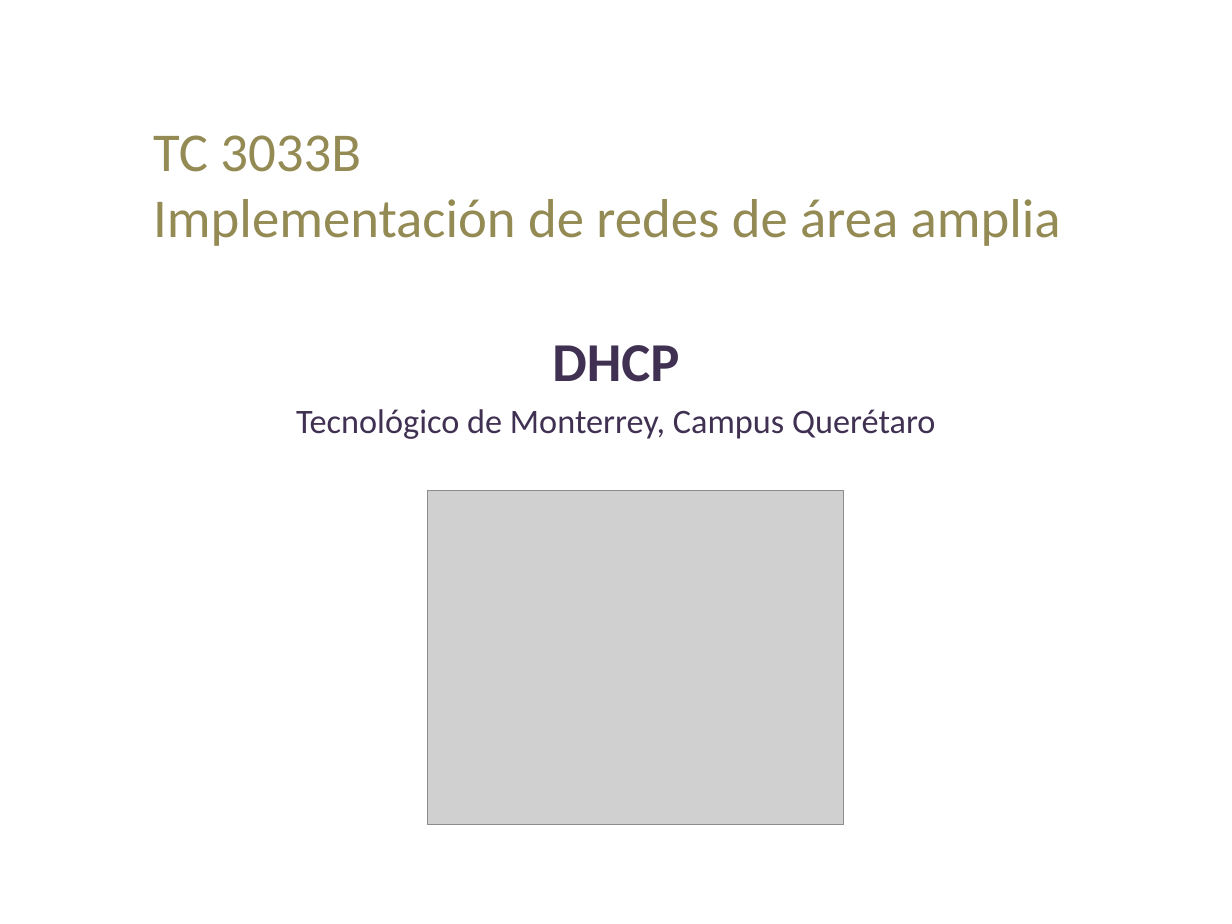
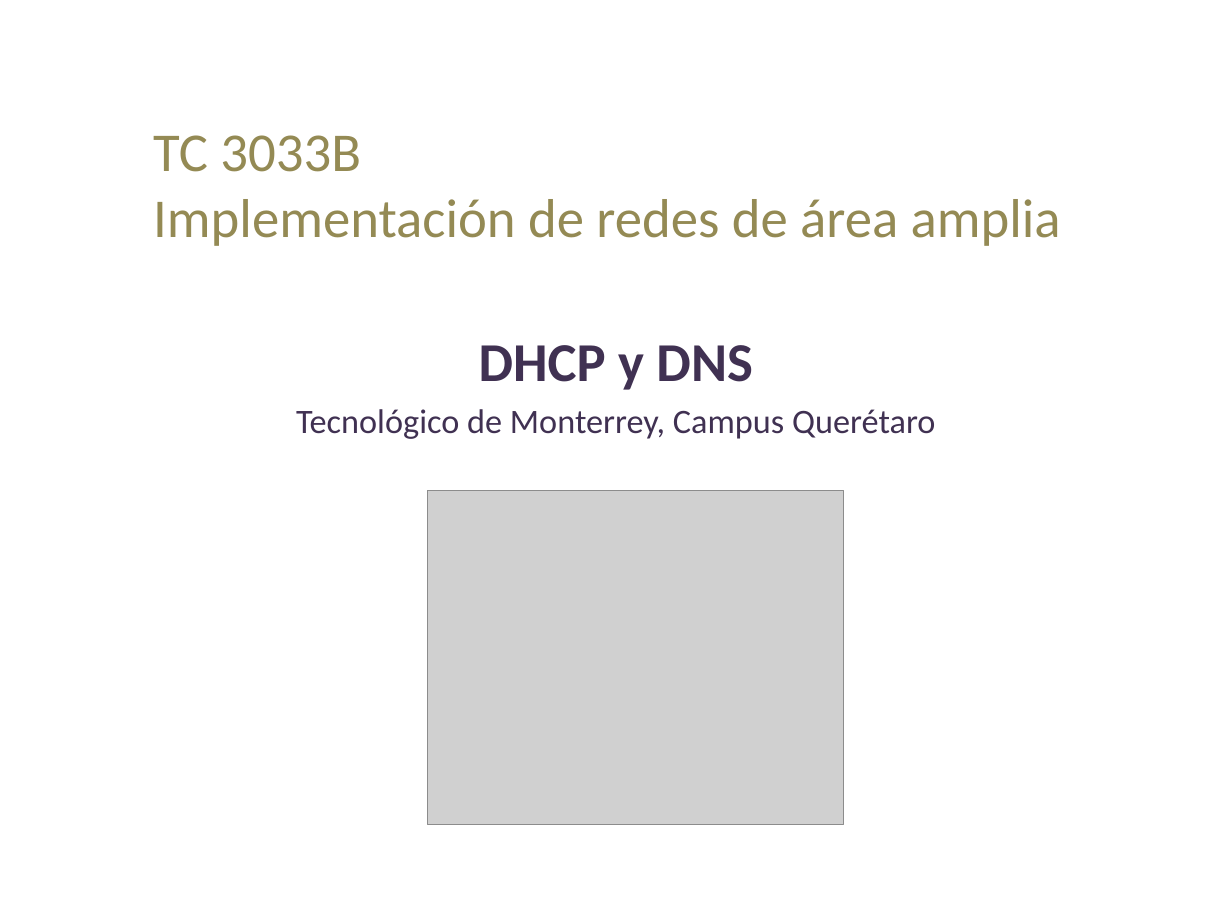
Before and after one commit to lizetheP/WAN, a slide deck: slide 1 of Calendario/Presentaciones/5_1_DHCP.pptx. Drawn at 1232x924 pixels with LibreOffice and Linux fonts; fonts in the diff are those of the drawing; grey boxes stand for pictures. Boxes give left, top, right and bottom in pixels: in the first picture for what was removed or moved away, otherwise in the second. Text is boxed around its words. In the diff, an @@ line names an element or a change of style, - is before the commit and + after.

```diff
--- a/Calendario/Presentaciones/5_1_DHCP.pptx
+++ b/Calendario/Presentaciones/5_1_DHCP.pptx
@@ subtitle at (x1=479, y1=345, x2=752, y2=390): text changed @@
-DHCP
+DHCP y DNS
```
Also in this commit, not shown: 1 other slide changed, 1 slide added, 4 other files.
